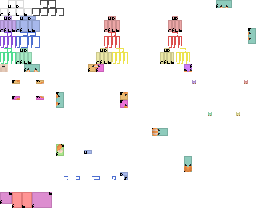
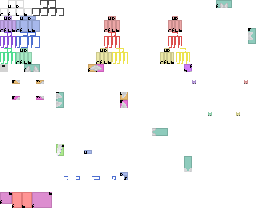
Revision of a layered 256 x 208 image; what changed, layer by layer:
added layer "fennec_white" above "mer" over (0, 3, 253, 172)
hid "fox" over (0, 3, 251, 172)
